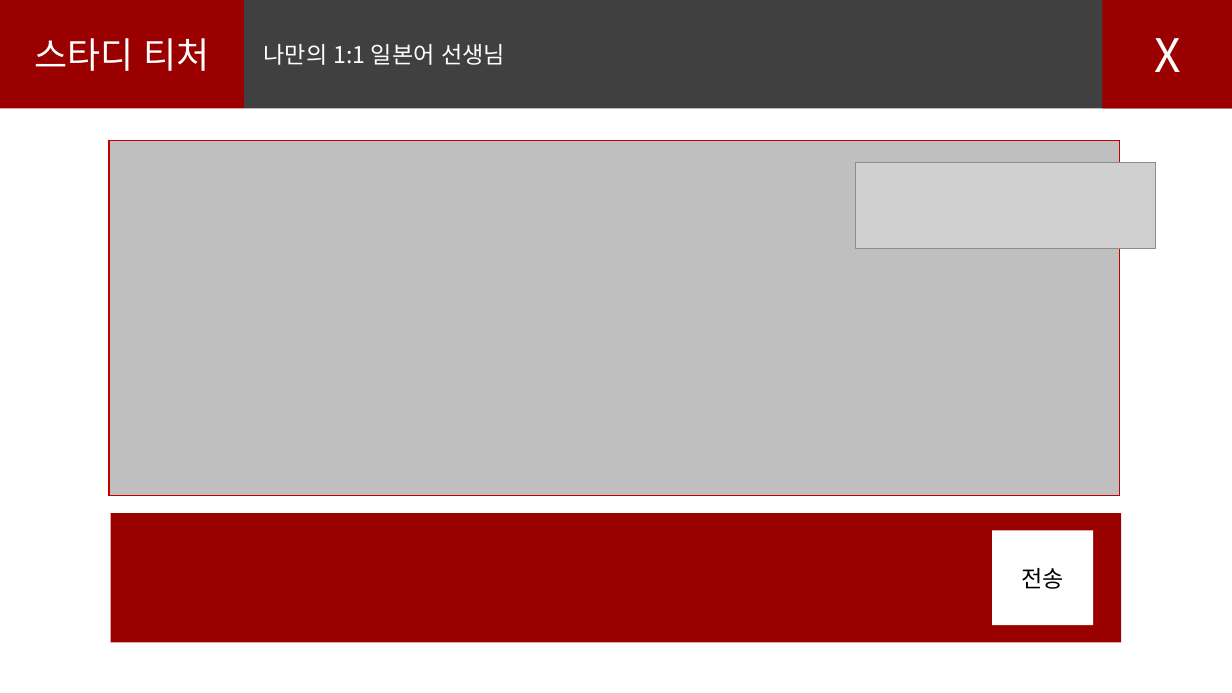
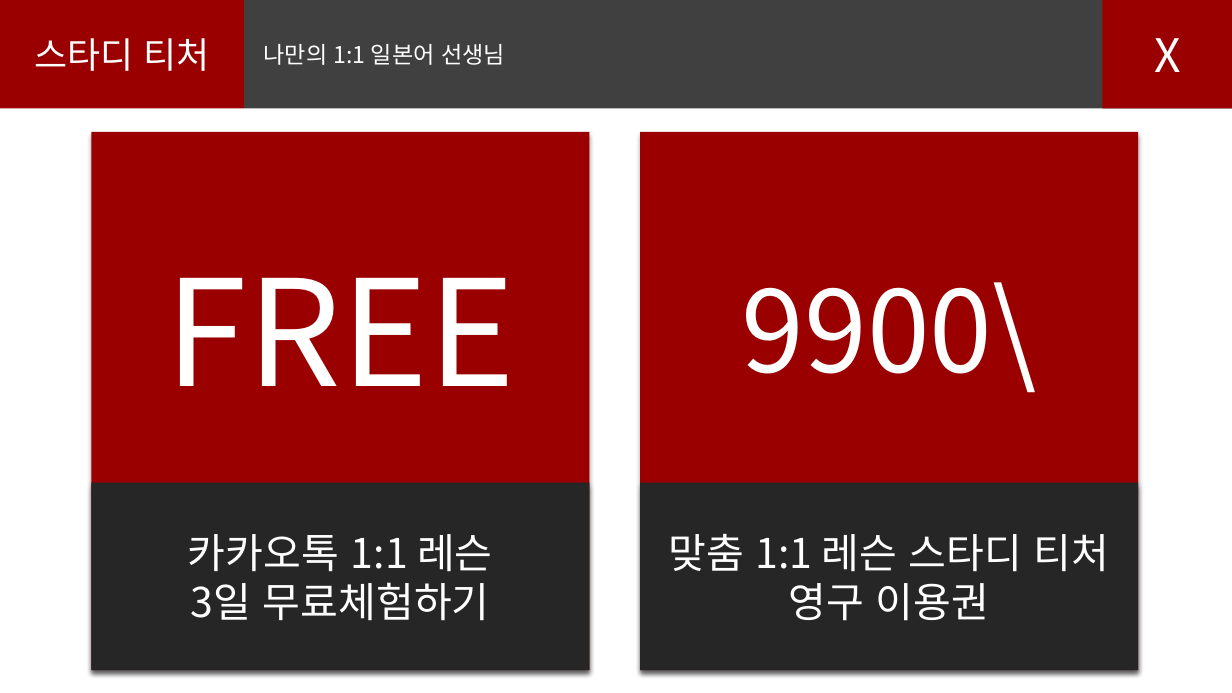
Before and after one commit to jaeyunSTRONE/nihonggo, a slide deck: slide 37 of 마이니치니홍고.pptx (slide 15 before the commit). Drawn at 1232x693 pixels with LibreOffice and Linux fonts; fonts in the diff are those of the drawing; grey boxes stand for pictures. Boxes give left, top, right and bottom in pixels: in the first picture for what was removed or moved away, otherwise in the second. Text is boxed around its words. In the diff, an @@ line names an element or a change of style, - is before the commit and + after.

```diff
--- a/마이니치니홍고.pptx
+++ b/마이니치니홍고.pptx
@@ rectangle added at bbox=[91, 132, 590, 671], fill #9A0000, 115 pt, text #FFFFFF @@
+FREE
@@ rectangle removed at bbox=[109, 140, 1120, 495] @@
@@ rectangle added at bbox=[640, 132, 1139, 671], fill #9A0000, 88 pt, text #FFFFFF @@
+9900\
@@ picture removed at bbox=[856, 162, 1156, 249] @@
@@ rectangle added at bbox=[91, 482, 590, 670], fill #262626, 32 pt, text #FFFFFF @@
+카카오톡 1:1 레슨
+3일 무료체험하기
@@ rectangle added at bbox=[640, 482, 1139, 670], fill #262626, 32 pt, text #FFFFFF @@
+맞춤 1:1 레슨 스타디 티처
+영구 이용권
@@ rectangle removed at bbox=[111, 513, 1122, 642] @@
@@ rectangle removed at bbox=[993, 531, 1093, 625] @@
-전송
```
Also in this commit, not shown: 3 other slides changed, 24 slides added.
